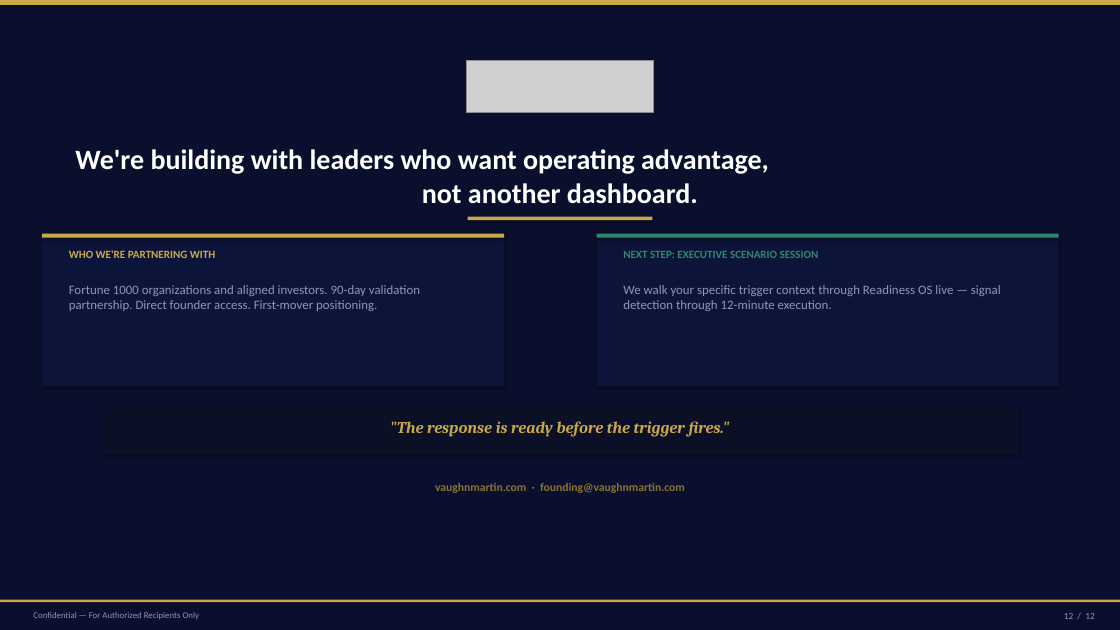
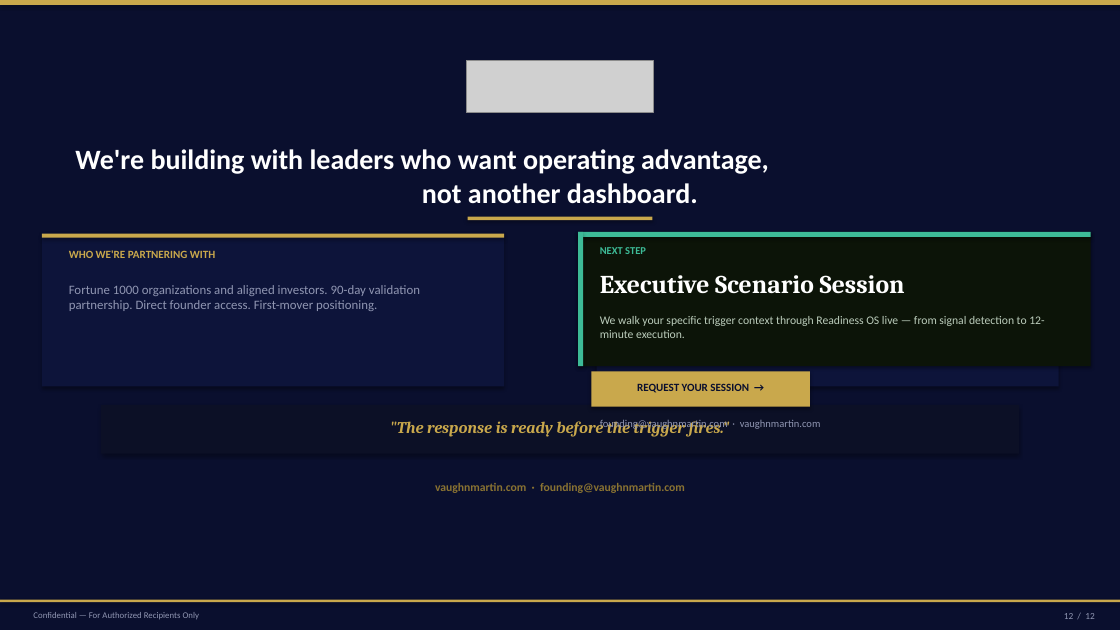
Before and after one commit to mbrunke18/CodePlatform1, a slide deck: slide 12 of attached_assets/VaughnMartin_Pitch_Deck_12Slide_FINAL.pptx. Drawn at 1120x630 pixels with LibreOffice and Linux fonts; fonts in the diff are those of the drawing; grey boxes stand for pictures. Boxes give left, top, right and bottom in pixels: in the first picture for what was removed or moved away, otherwise in the second. Text is boxed around its words. In the diff, an @@ line names an element or a change of style, - is before the commit and + after.

```diff
--- a/attached_assets/VaughnMartin_Pitch_Deck_12Slide_FINAL.pptx
+++ b/attached_assets/VaughnMartin_Pitch_Deck_12Slide_FINAL.pptx
@@ rectangle added at (578,232,1091,366), fill #0C1408 @@
@@ rectangle added at (578,232,1091,237), fill #3DBB97 @@
@@ rectangle added at (578,232,583,366), fill #3DBB97 @@
@@ text added at (600,247,646,254), 9 pt, text #3DBB97, bold @@
+NEXT STEP
@@ text at (600,275,905,294): text changed; size 9.5 to 22 pt; font Calibri to Cambria; text colour #2B8A6E to #FFFFFF @@
-NEXT STEP: EXECUTIVE SCENARIO SESSION
+Executive Scenario Session
@@ text at (600,316,1044,338): text changed; size 11 to 10 pt; text colour #9096B2 to #BBCCBB @@
-We walk your specific trigger context through Readiness OS live — signal detection through 12-minute execution.
+We walk your specific trigger context through Readiness OS live — from signal detection to 12-minute execution.
@@ rectangle added at (592,371,810,407), fill #C9A84C @@
@@ text added at (637,383,749,393), 9.5 pt, text #0A0F2E, bold @@
+REQUEST YOUR SESSION →
@@ text added at (600,420,821,431), 9 pt, text #9096B2 @@
+founding@vaughnmartin.com · vaughnmartin.com
```
Also in this commit, not shown: 3 other slides changed, 1 other file.
